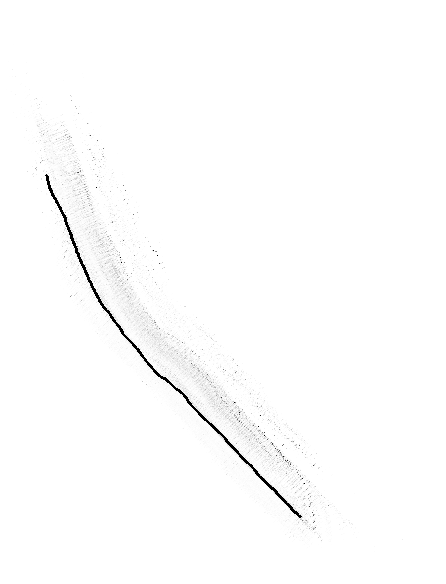
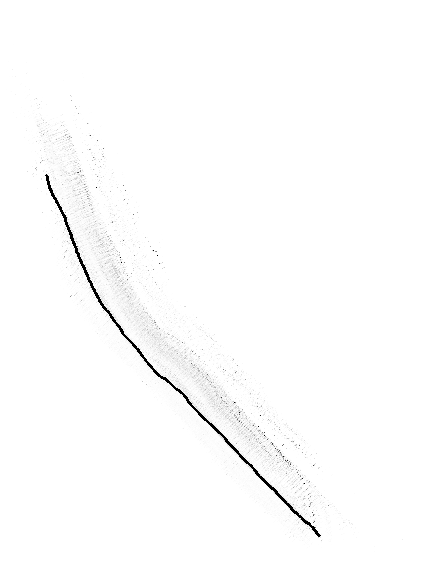
Two versions of the same layered image (446 x 584). Layer-by-layer changes:
painted on "Layer" over box(301, 517, 321, 537)
